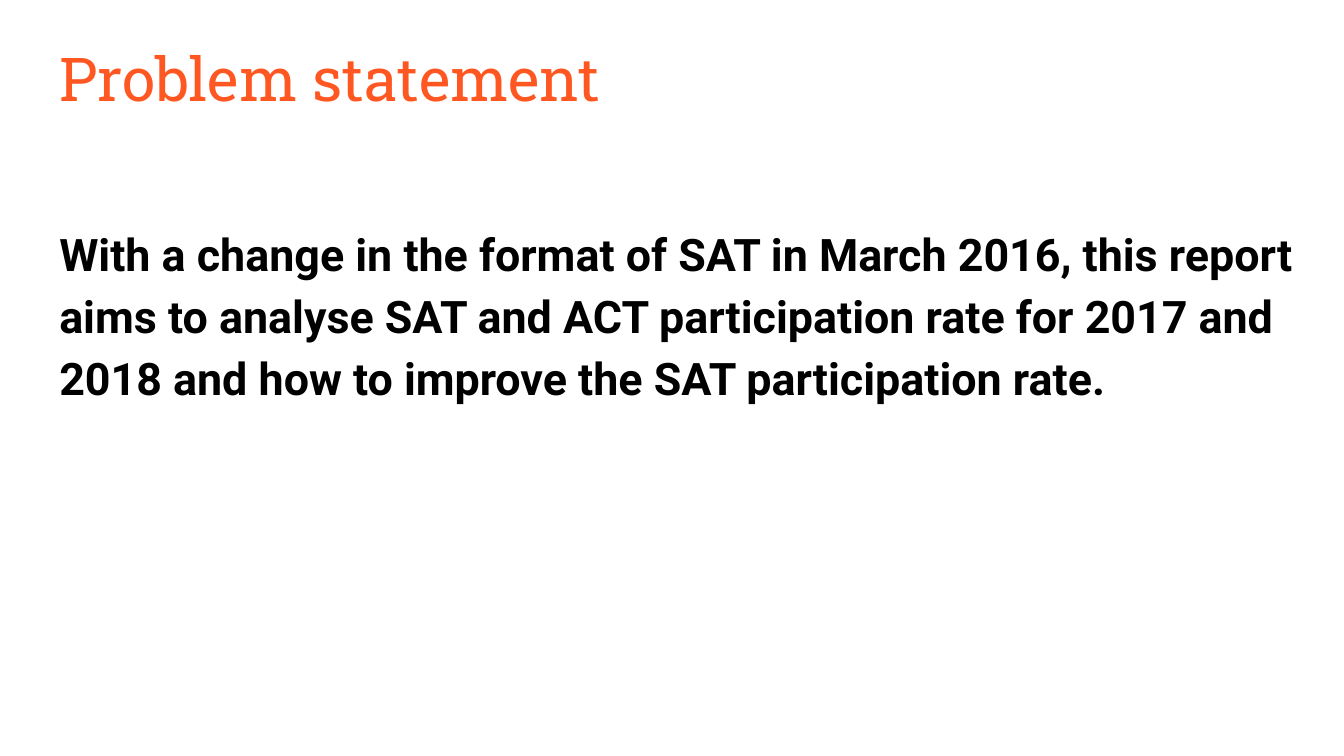
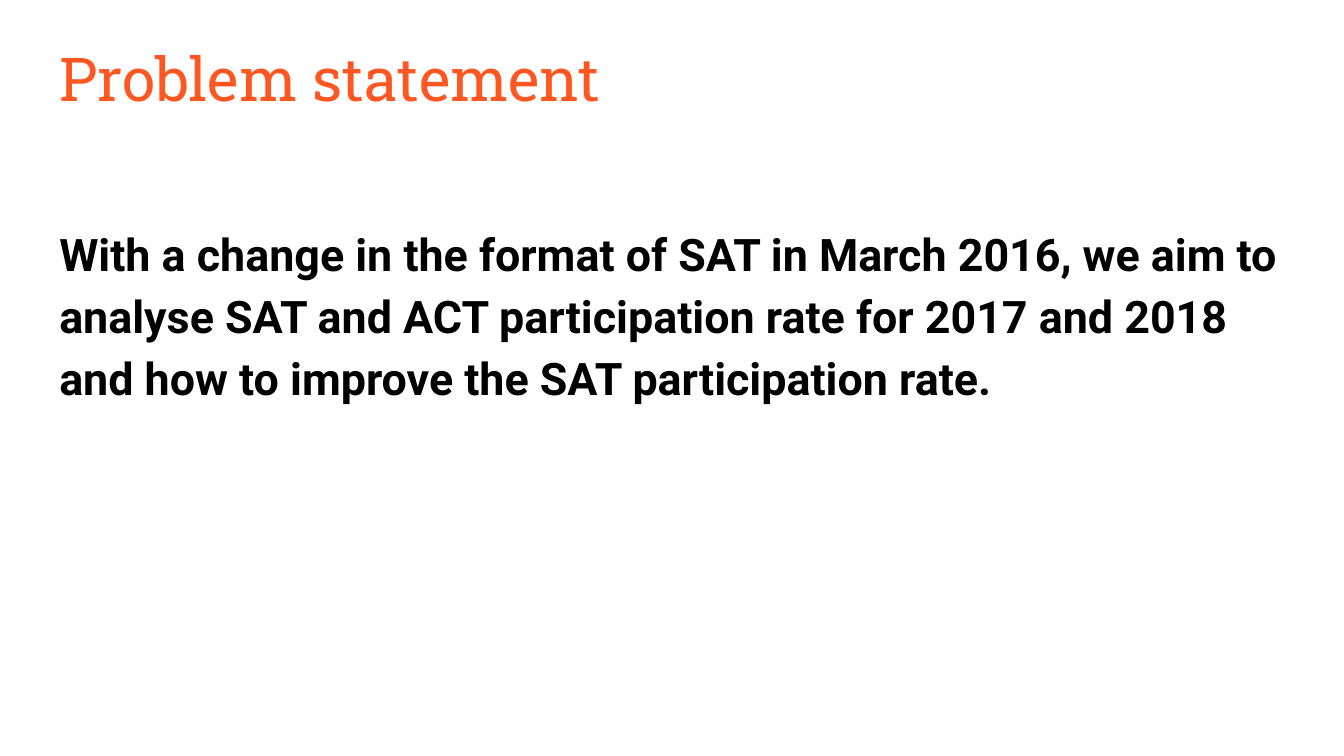
Before and after one commit to fellycia/Project-1, a slide deck: slide 2 of Project 1.pptx. Drawn at 1344x756 pixels with LibreOffice and Linux fonts; fonts in the diff are those of the drawing. Boxes give left, top, right and bottom in pixels: in the first picture for what was removed or moved away, otherwise in the second. Text is boxed around its words. In the diff, an @@ line names an element or a change of style, - is before the commit and + after.

Commit message:
Edited

```diff
--- a/Project 1.pptx
+++ b/Project 1.pptx
@@ text at [59,237,1277,404]: text changed @@
-With a change in the format of SAT in March 2016, this report aims to analyse SAT and ACT participation rate for 2017 and 2018 and how to improve the SAT participation rate.
+With a change in the format of SAT in March 2016, we aim to analyse SAT and ACT participation rate for 2017 and 2018 and how to improve the SAT participation rate.
```
